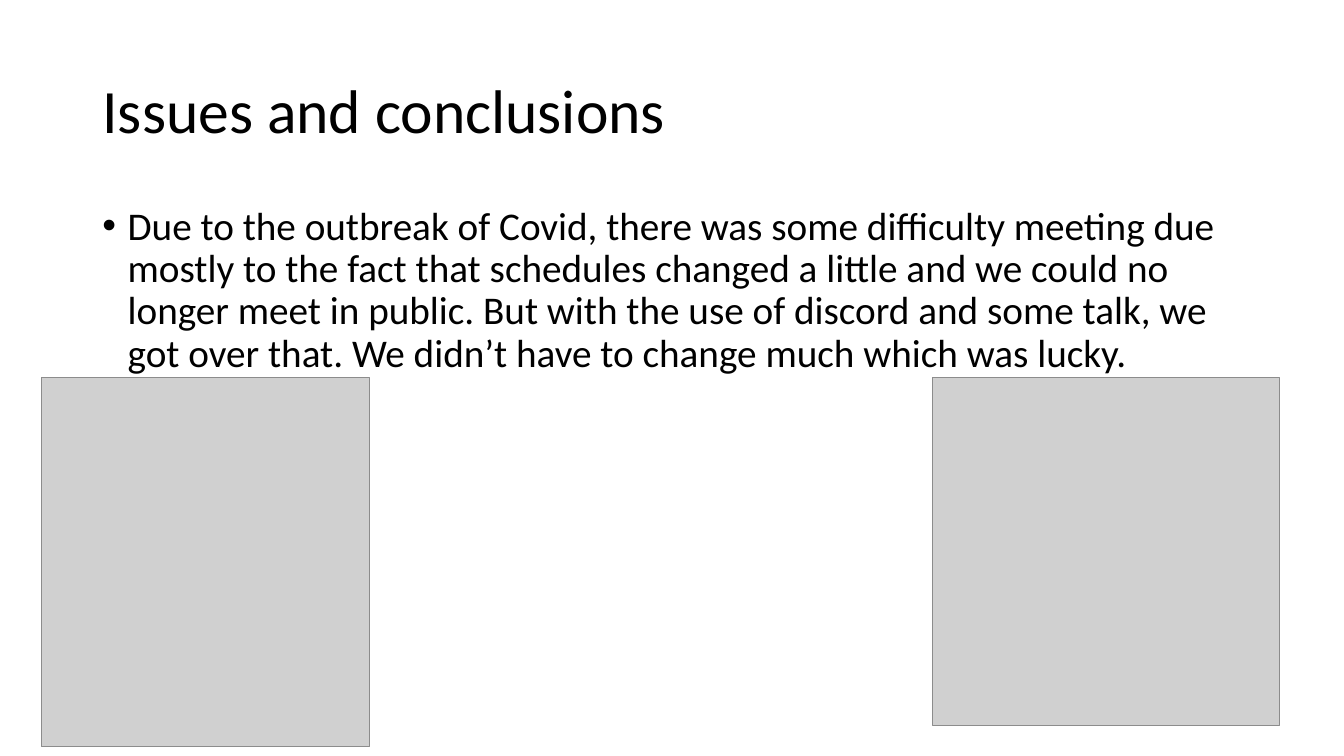
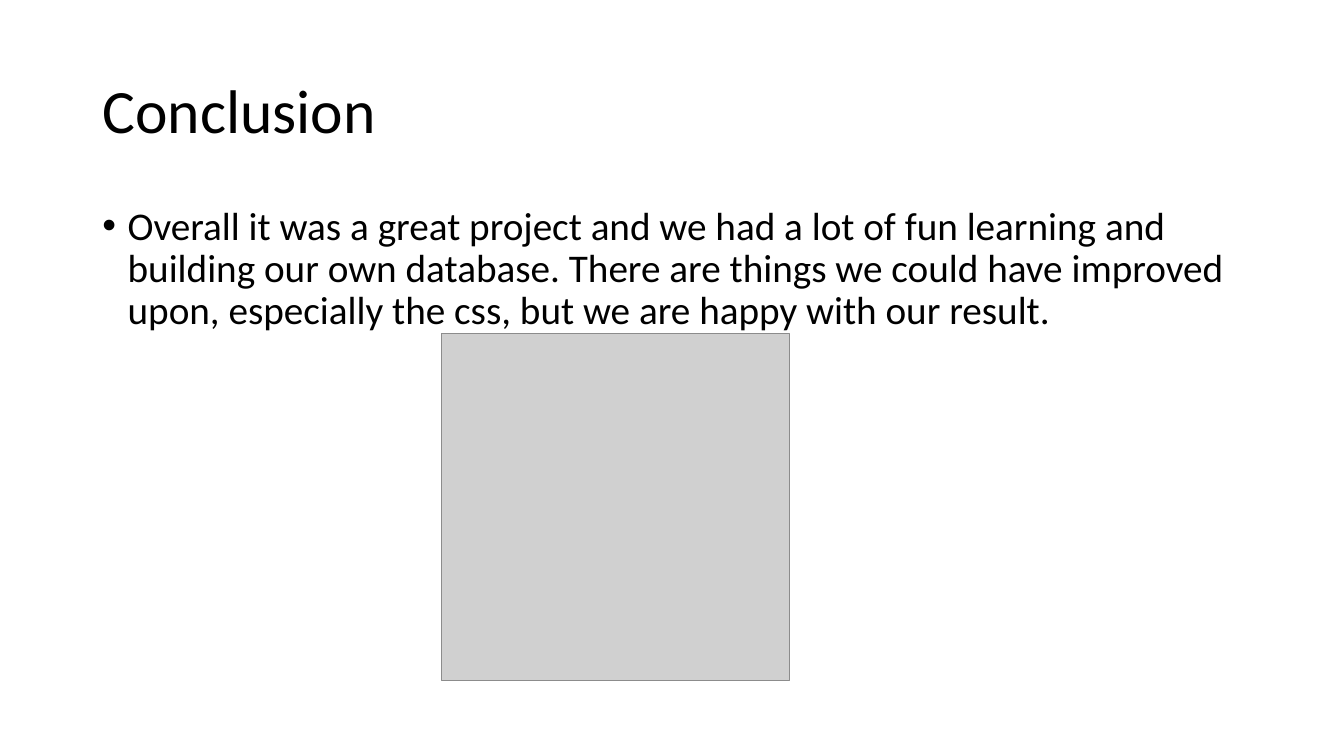
Before and after one commit to jordantiu/Pokemon_Database, a slide deck: slide 6 of Documentation/final slideshow.pptx. Drawn at 1344x756 pixels with LibreOffice and Linux fonts; fonts in the diff are those of the drawing; grey boxes stand for pictures. Boxes give left, top, right and bottom in pixels: in the first picture for what was removed or moved away, otherwise in the second. Text is boxed around its words. In the diff, an @@ line names an element or a change of style, - is before the commit and + after.

```diff
--- a/Documentation/final slideshow.pptx
+++ b/Documentation/final slideshow.pptx
@@ title at box(102, 90, 375, 134): text changed @@
-Issues and conclusions
+Conclusion
@@ text at box(128, 212, 1224, 335): text changed @@
-• Due to the outbreak of Covid, there was some difficulty meeting due mostly to the fact that schedules changed a little and we could no longer meet in public. But with the use of discord and some talk, we got over that. We didn’t have to change much which was lucky.
+• Overall it was a great project and we had a lot of fun learning and building our own database. There are things we could have improved upon, especially the css, but we are happy with our result.
@@ picture: place and size @@
-picture at box(933, 378, 1279, 725)
+picture at box(442, 334, 788, 681)
@@ picture removed at box(41, 378, 370, 747) @@
```
Also in this commit, not shown: 2 other slides changed, 1 slide added, 1 slide removed.
